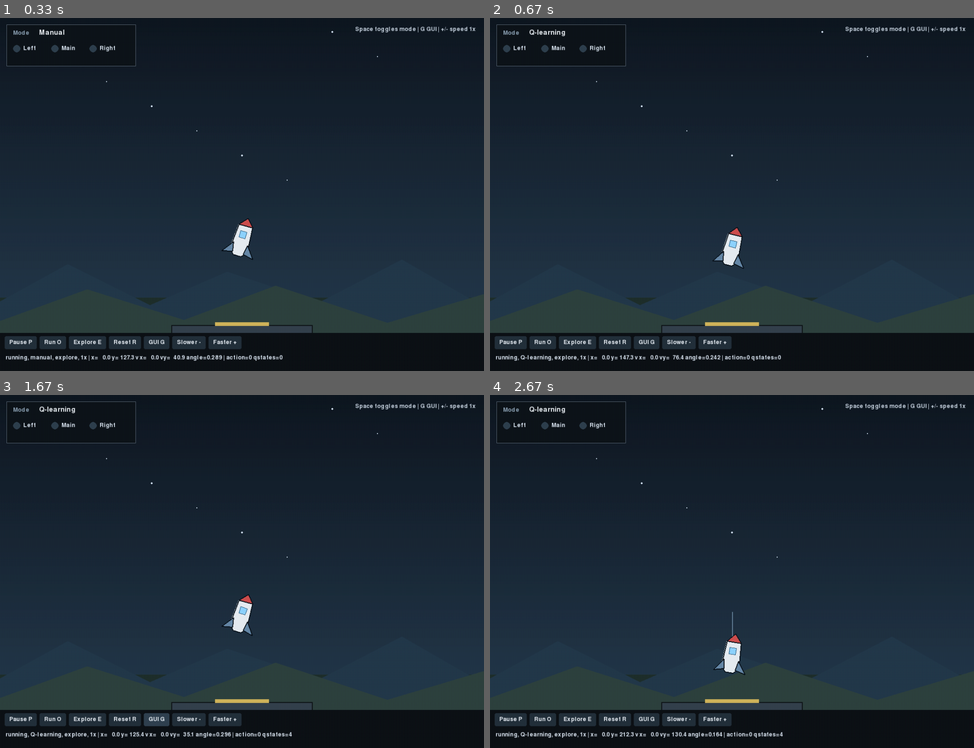
Above: before the commit, frames 1-4 (two rows, left to right).
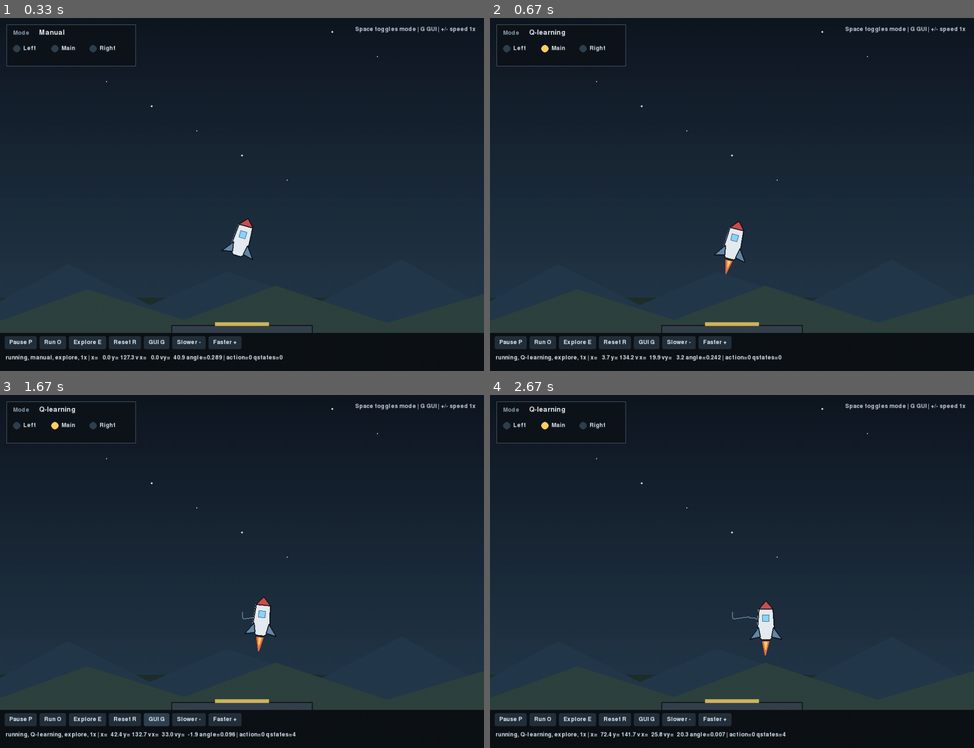
Above: after the commit, the same moments.

Repository: handyman1337/tddc17
Game: pygame game, started from lab5-ReinforcementLearning/excercise/simulator.py
The game is run twice, just before and just after one commit, with the same random seed, the same clock (stepped at 60 frames per second) and the same inputs.
Inputs (mouse positions are in pixels of both pictures, inside the frame that each line leads up to):
- Up to frame 1 (0.33 s): no input
- Up to frame 2 (0.67 s): tap Space at 0.33 s
- Up to frame 3 (1.67 s): click "GUI G" at 0.72 s; tap Enter at 1 s; tap G at 1.37 s
- Up to frame 4 (2.67 s): click (741, 451) at 1.92 s; tap Space at 2.27, 2.57 s

Frame 1 is identical in both runs. In frame 2, 0.7% of the frame differs, in the area x 10-61%, y 7-98%; in frame 3, 1.1%; in frame 4, 1.2%, in the area x 10-62%, y 7-98%.

Commit message:
Lab 5 Part 1 completed

Diff:
--- a/lab5-ReinforcementLearning/excercise/qlearning_controller.py
+++ b/lab5-ReinforcementLearning/excercise/qlearning_controller.py
@@ -91,6 +91,15 @@
         """Main decision loop. Called every iteration by the simulator."""
         self.iteration += 1
 
+        #TASK 1.2: ADDED PRINT OF VALUES angle, vx, vy
+        #"""
+        print(
+            f"angle: {self.angle.getValue():.2f} "
+            f"vx: {self.vx.getValue():.2f} "
+            f"vy: {self.vy.getValue():.2f}"
+        )
+        #"""
+
         if self.paused:
             return
 
@@ -101,6 +110,10 @@
             self.vx.getValue(),
             self.vy.getValue(),
         )
+
+        #TASK 1.3: SWITCH ON MIDDLE ENGINE VERTICAL VELOCITY PASSES THREHSOLD
+        if self.vy.getValue() > 20.0:
+            self.middle_engine.setBursting(True)
 
         # Repeat the chosen action for a while, hoping to reach a new state.
         # This is a trick to speed up learning on this problem.
